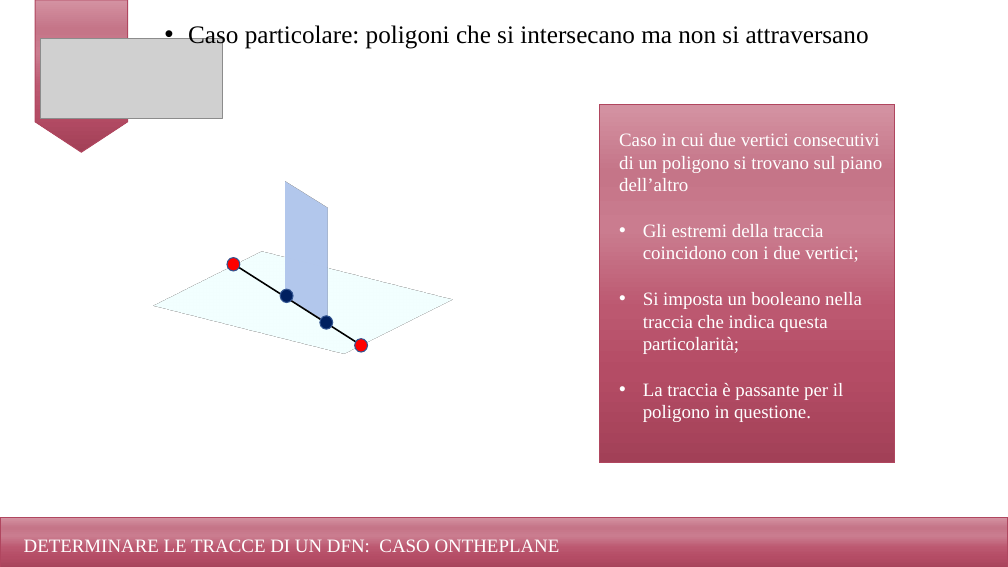
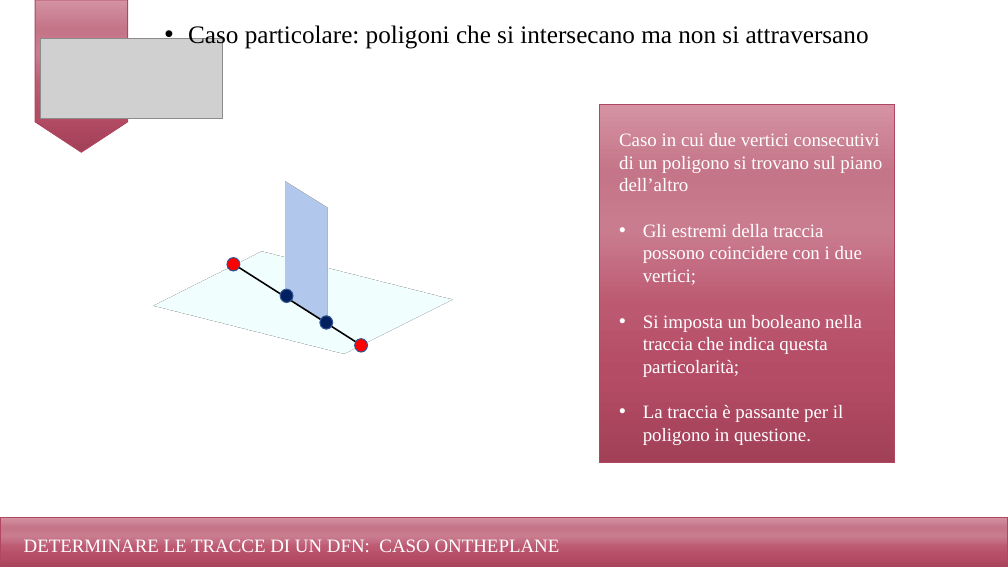
Before and after one commit to alicezurru/ProgettoPCS, a slide deck: slide 18 of ProgettoPCSslides.pptx. Drawn at 1008x567 pixels with LibreOffice and Linux fonts; fonts in the diff are those of the drawing; grey boxes stand for pictures. Boxes give left, top, right and bottom in pixels: in the first picture for what was removed or moved away, otherwise in the second. Text is boxed around its words. In the diff, an @@ line names an element or a change of style, - is before the commit and + after.

Commit message:
pp

```diff
--- a/ProgettoPCSslides.pptx
+++ b/ProgettoPCSslides.pptx
@@ text at (x1=643, y1=224, x2=862, y2=285): text changed @@
-• Gli estremi della traccia coincidono con i due vertici;
+• Gli estremi della traccia possono coincidere con i due vertici;
```
Also in this commit, not shown: 2 slides removed.
